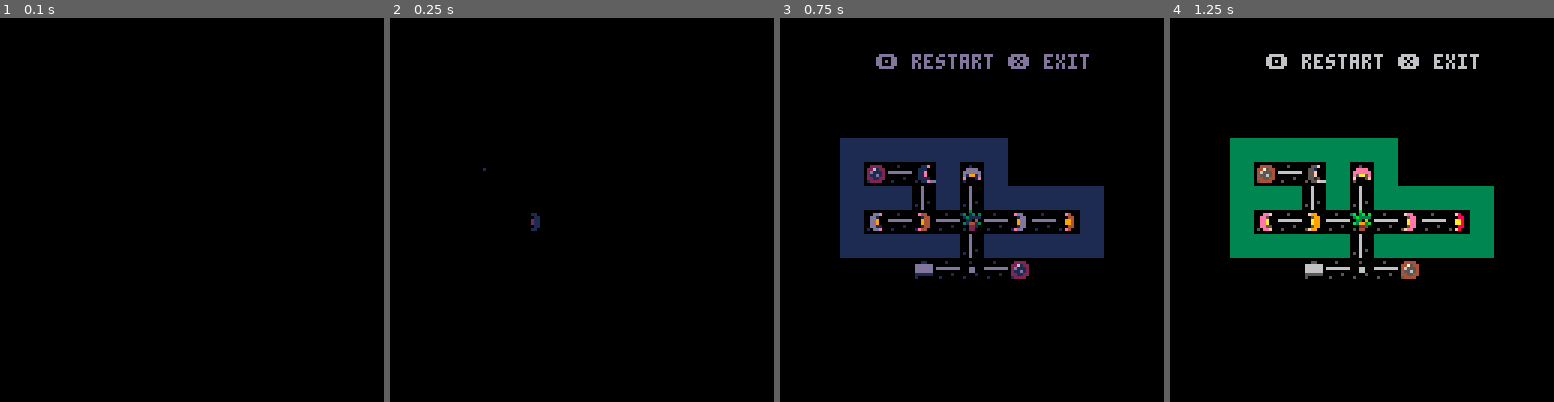
Above: before the commit, frames 1-4 (left to right).
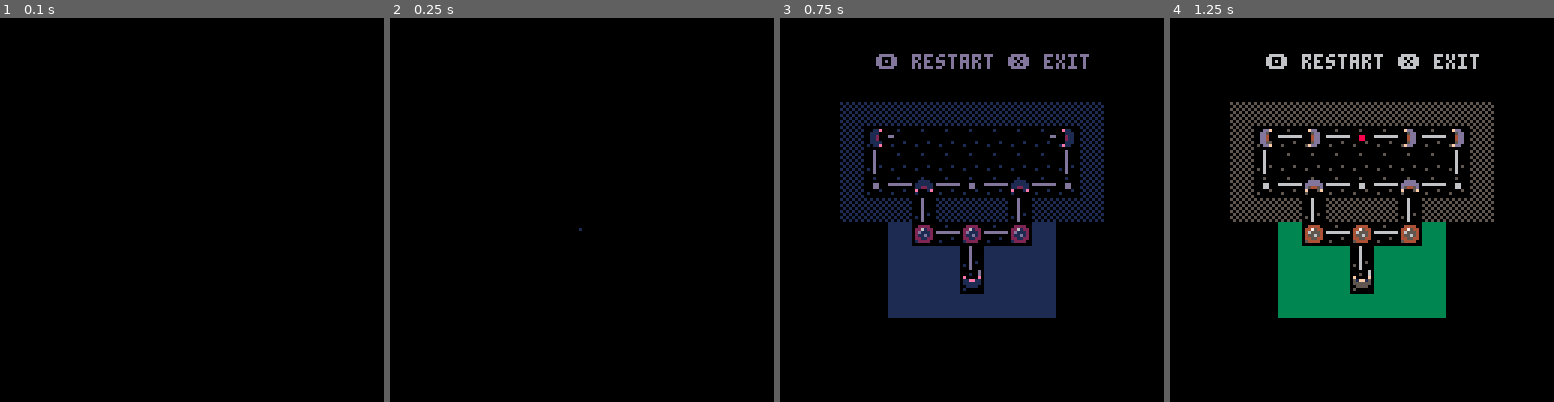
Above: after the commit, the same moments.

Repository: wesen/carts
Game: PICO-8 cartridge pico-go.p8
The game is run twice, just before and just after one commit, with the same random seed, the same clock (stepped at 60 frames per second) and the same inputs.
Inputs:
- Up to frame 1 (0.1 s): no input
- Up to frame 2 (0.25 s): no input
- Up to frame 3 (0.75 s): tap X (X key) at 0.33 s; tap O (Z key) at 0.7 s
- Up to frame 4 (1.25 s): tap X (X key) at 1.07 s

Frame 1 is identical in both runs. In frame 2, 0.1% of the frame differs, in the area x 24-50%, y 39-56%; in frame 3, 21%; in frame 4, 24%, in the area x 15-85%, y 21-79%.

Commit message:
Add pathfinding for rock throwing

Diff:
--- a/pico-go.p8
+++ b/pico-go.p8
@@ -265,6 +265,29 @@
 function bboxvt:str()
  return self.aa:str().."-"..self.bb:str()
 end
+
+-- queues - *sigh*
+function insert(t,val)
+ for i=(#t+1),2,-1 do
+  t[i]=t[i-1]
+ end
+ t[1]=val
+end
+
+function popend(t)
+ local top=t[#t]
+ del(t,top)
+ return top
+end
+
+function reverse(t)
+ for i=1,(#t/2) do
+  local tmp=t[i]
+  local oi=#t-(i-1)
+  t[i]=t[oi]
+  t[oi]=tmp
+ end
+end
 -->8
 -- board, config, constants
 arrow_animation_speed=0.3
@@ -291,7 +314,7 @@
 dbg_skip_start=true
 dbg_skip_metalevel=true
 dbg_auto_win=false
-dbg_start_level=4
+dbg_start_level=5
 dbg_draw=false
 
 -- constants
@@ -329,6 +352,14 @@
 directions={dir_left,dir_right,dir_up,dir_down}
 directions_180={i_dir_right,i_dir_left,i_dir_down,i_dir_up}
 death_directions={dir_downleft,dir_downright,dir_upright,dir_downright}
+
+function get_i_dir(from,to)
+ local _dir={0,0}
+ if (from.x>to.x) return i_dir_left
+ if (from.x<to.x) return i_dir_right
+ if (from.y>to.y) return i_dir_up
+ if (from.y<to.y) return i_dir_down
+end
 
 function rotate_180(direction)
  return directions_180[direction]
@@ -570,6 +601,33 @@
  return res
 end
 
+function class_board:get_path(from,to)
+ local next={from}
+ local crumbs={}
+ crumbs[v_idx(from.x,from.y)]="start"
+ while #next>0 do
+  local cur=popend(next)
+  for n in all(self:get_neighbors(cur.x,cur.y)) do
+   local v=v_idx(n.x,n.y)
+   if crumbs[v]==nil then
+    insert(next,n)
+    crumbs[v]=cur
+   end
+  end
+  if (cur==to) break
+ end
+
+ local path={}
+ local cur=to
+ while cur!=from and cur!=nil do
+  add(path,cur)
+  cur=crumbs[v_idx(cur.x,cur.y)]
+ end
+ printh("finished path")
+
+ return path
+end
+
 function class_board:get_neighbors(x,y)
  local res={}
  if (self.links[v_idx(x-1,y)]!=nil) add(res,self.nodes[v_idx(x-2,y)])
@@ -771,8 +829,25 @@
  local node=board:get_node_in_direction(self.node,directions[i_dir],true)
  if (node!=nil) then
   return add_cr(function()
-    printh("throw rock in direction "..tostr(i_dir))
-    self.node.is_rock=false
+   for enemy in all(enemies.objs) do
+    -- check if in range
+    if abs(node.x-enemy.node.x)<=2 and abs(node.y-enemy.node.y)<=2 then
+     printh("find path from "..enemy.node:str().." to "..node:str())
+     printh("enemy direction "..tostr(enemy.direction))
+     path=board:get_path(enemy.node,node)
+     for n in all(path) do
+      printh(n:str())
+     end
+     enemy.follow_path=path
+     local next=path[#path]
+     local i_dir=get_i_dir(enemy.node,next)
+     printh("i_dir frm "..enemy.node:str().." to "..next:str().." -> "..tostr(i_dir))
+     enemy.direction=i_dir
+    end
+   end
+
+   printh("throw rock in direction "..tostr(i_dir))
+   self.node.is_rock=false
   end)
 	end
 end
@@ -877,6 +952,7 @@
 class_enemy=subclass(class_mover,
 function(self,node,map_spr)
  class_mover._ctr(self,node,map_spr)
+ self.follow_path={}
 end)
 
 function class_enemy:do_turn()
@@ -900,7 +976,20 @@
    class_mover.move(self,self.direction)
    })
   else
-   if self.start_spr==patroling_spr then
+   if #self.follow_path>0 then
+     local next=popend(self.follow_path)
+     local i_dir=get_i_dir(self.node,next)
+     printh("enemy at "..self.node:str().." should be moving to "..next:str())
+     wait_for_cr(class_mover.move(self,i_dir))
+     printh("enemy move finished")
+     -- turn enemy into next direction
+     local n=#self.follow_path
+     if n>0 then
+      next=self.follow_path[#self.follow_path]
+      i_dir=get_i_dir(self.node,next)
+      self.direction=i_dir
+     end
+   elseif self.start_spr==patroling_spr then
     if front_node!=nil then
      wait_for_cr(class_mover.move(self,self.direction))
      printh("enemy move finished")
@@ -1001,8 +1090,10 @@
   x draw rock
   x make rock selection menu
   x handle player turn on rock
-  - handle rock throw
-  - compute path to noise
+  x handle rock throw
+  x compute path to noise
+  - show status of following enemies
+- better fx when crossing paths
 - add hide in plant sfx
 - add crossing sfx
 - add kill sfx
@@ -1818,15 +1909,15 @@
 0001102003000000000000000000000001010101030101010101010000000000101010102020202000030308000000008181818181818181818181818181818105050505000400000500000000000000090909090008000000000000000000000909090900080000090909090008000009090909000800000000000000000000
 0000000000000000000000000000000000000000000000000000000000000000000000000000000000000000000000000000000000000000000000000000000000000000000000000000000000000000000000000000000000000000000000000000000000000000000000000000000000000000000000000000000000000000
 __map__
-3008080808080a0000000000000000000000000000000000000000000000000000000000000000000000000000000000000000000000000000000000000000000000000000000000000000000000000000000000000000000000000000000000000000000000000000000000000000000a0a0a0a0a0a0a0a0a0a0a0a0a000000
-0a08430808080a0000000000000000000000000000000000000000000000000000000000000000000000000000000000000000000000000000000000000000000000000000000000000000000000000000000000000000000000000000000000000000000000000000000000000000000a41233023312332233323140a000000
-0a08270808080a0000000000000000000000000000000000000000000000000000000000000000000000000000000000000000000000000000000000000000000000000000000000000000000000000000000000000000000000000000000000000000000000000000000000000000000a0a0a0a0a0a0a0a0a0a0a0a0a000000
-0a08512314080a00000000000000000000000000000000000000000000000000000000000000000000000000000000000000000000000000000000000000000000000000000000000000000000000000000000000000000000000000000000000000000000000000000000000000000000000000000000000000000000000000
-0a08080808083000000000000000000000000000000000000000000000000000000000000000000000000000000000000000000000000000000000000000000000000000000000000000000000000000000000000000000000000000000000000000000000000000000000000000000000000000000000000000000000000000
-3108080808080808080800000000000000000000000000000000000000000000000000000000000000000000000000000000000000000000000000000000000000000000000000000000000000000000000000000000000000000000000000000000000000000000000000000000000000000000000000000000000000000000
-0008412313235123140800000000000000000000000000000000000000000000000000000000000000000000000000000000000000000000000000000000000000000000000000000000000000000000000000000000000000000000000000000000000000000000000000000000000000000000000000000000000000000000
-0008080808080808080831000000000000000000000000000000000000000000000000000000000000000000000000000000000000000000000000000000000000000000000000000000000000000000000000000000000000000000000000000000000000000000000000000000000000000000000000000000000000000000
-000000c1c1c1c1c1c1c1c1c100000000000000000000000000000000c1c1c1c1c1c1c1c1c1c1c1c1c1c1c180808080808080800000000000000000000000000000000000000000000000000000000000000000000000000000000000000000000000000000000000000000000000000000000000000000000000000000000000
+3008080808080a000000340a0a0a0a0a0a0a0a0a0a0a0000000000000000000000000000000000000000000000000000000000000000000000000000000000000000000000000000000000000000000000000000000000000000000000000000000000000000000000000000000000000a0a0a0a0a0a0a0a0a0a0a0a0a000000
+0a08430808080a000000000a5123502314235023500a0000000000000000000000000000000000000000000000000000000000000000000000000000000000000000000000000000000000000000000000000000000000000000000000000000000000000000000000000000000000000a41233023312332233323140a000000
+0a08270808080a000000000a2709090909090909270a0000000000000000000000000000000000000000000000000000000000000000000000000000000000000000000000000000000000000000000000000000000000000000000000000000000000000000000000000000000000000a0a0a0a0a0a0a0a0a0a0a0a0a000000
+0a08512314080a000000000a1323532313235323130a00000000000000000000000000000000000000000000000000000000000000000000000000000000000000000000000000000000000000000000000000000000000000000000000000000000000000000000000000000000000000000000000000000000000000000000
+0a080808080830000000000a0a0a270a0a0a270a0a0a00000000000000000000000000000000000000000000000000000000000000000000000000000000000000000000000000000000000000000000000000000000000000000000000000000000000000000000000000000000000000000000000000000000000000000000
+31080808080808080808000000081a231a231a08000000000000000000000000000000000000000000000000000000000000000000000000000000000000000000000000000000000000000000000000000000000000000000000000000000000000000000000000000000000000000000000000000000000000000000000000
+0008412313235123140800000008080827080808000000000000000000000000000000000000000000000000000000000000000000000000000000000000000000000000000000000000000000000000000000000000000000000000000000000000000000000000000000000000000000000000000000000000000000000000
+0008080808080808080831000008080842080808000000000000000000000000000000000000000000000000000000000000000000000000000000000000000000000000000000000000000000000000000000000000000000000000000000000000000000000000000000000000000000000000000000000000000000000000
+000000c1c1c1c1c1c1c1c1c100080808080808080000340000000000c1c1c1c1c1c1c1c1c1c1c1c1c1c1c180808080808080800000000000000000000000000000000000000000000000000000000000000000000000000000000000000000000000000000000000000000000000000000000000000000000000000000000000
 33080808080808080000000000000000000000000000000000000000c1c1c1c1c1c1c1c1c1c1c1c1c1c1c180808080808080800000000000000000000000000000000000000000000000000000000000000000000000000000000000000000000000000000000000000000000000000000000000000000000000000000000000
 00081a23410863080000000000000000000000000000000000000000c1c1c1c1c1c1c1c1c1c1c1c1c1c1c180808080808080800000000000000000000000000000000000000000000000000000000000000000000000000000000000000000000000000000000000000000000000000000000000000000000000000000000000
 00080808270827080808080800000000000000000000000000000000c1c1c1c1c1c1c1c1c1c1c1c1c1c1c180808080808080800000000000000000000000000000000000000000000000000000000000000000000000000000000000000000000000000000000000000000000000000000000000000000000000000000000000
